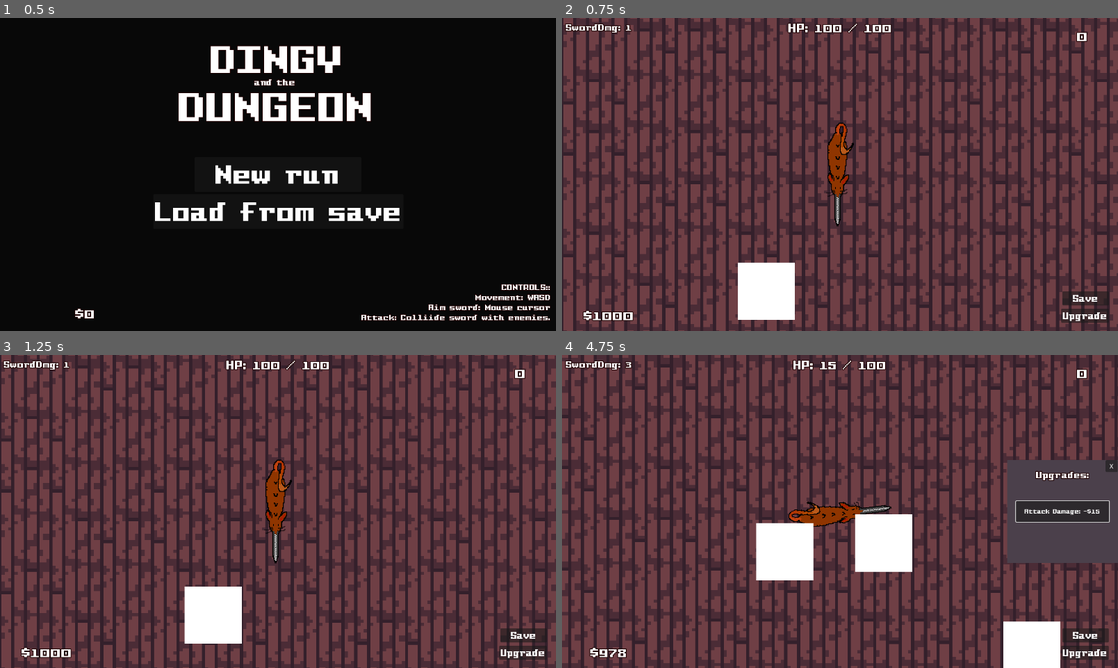
Above: before the commit, frames 1-4 (two rows, left to right).
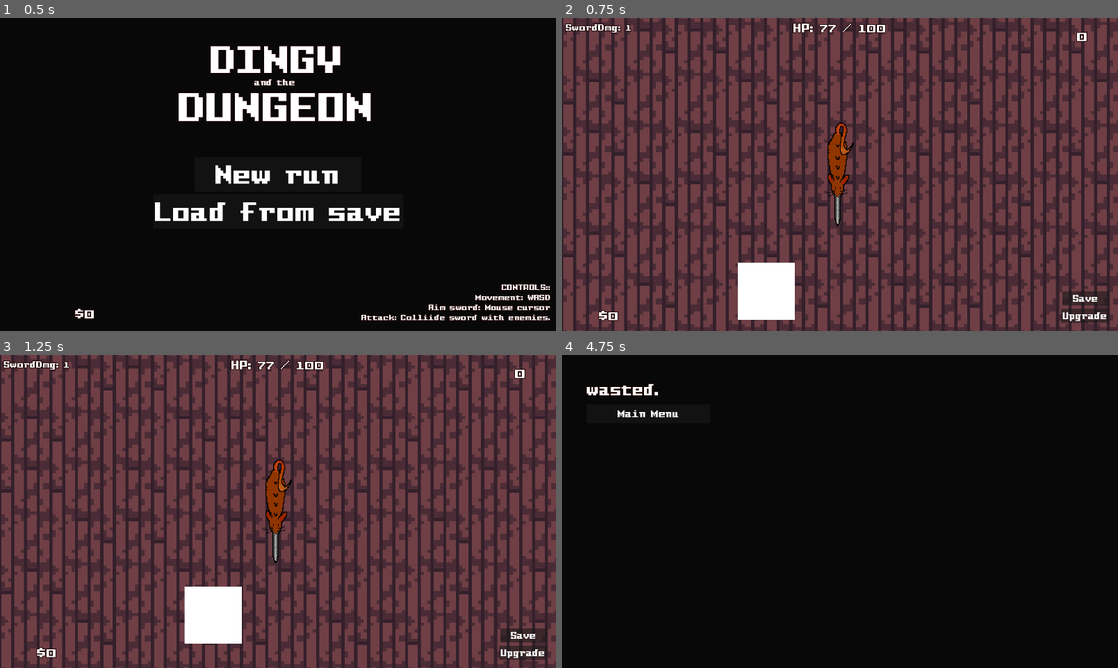
Above: after the commit, the same moments.

Repository: snoutibur-academic/Dingy-Dungeon-Game
Game: Godot game, scene res://Scenes/Main/Main.tscn
The game is run twice, just before and just after one commit, with the same random seed, the same clock (stepped at 60 frames per second) and the same inputs.
Inputs (mouse positions are in pixels of both pictures, inside the frame that each line leads up to):
- Up to frame 1 (0.5 s): no input
- Up to frame 2 (0.75 s): click "Load from save" at 0.5 s
- Up to frame 3 (1.25 s): no input
- Up to frame 4 (4.75 s): click "Save" at 1.25 s; click "Upgrade" at 2 s; click "Attack Damage - $10" at 2.75 s; click "Attack Damage: -$12" (after the commit: "Attack Damage: -$0") at 3.5 s; move the mouse to (962, 495) at 4.27 s; hold D (right) from 4.28 s (still down)

Frame 1 is identical in both runs. In frame 2, 0.6% of the frame differs, in the area x 3-60%, y 1-97%; in frame 3, 0.6%; in frame 4, 100%, in the area x 0-100%, y 0-100%.

Commit message:
SAVE!
The save system actually saves stuff

Diff:
--- a/GlobalScripts/Utils.gd
+++ b/GlobalScripts/Utils.gd
@@ -8,6 +8,7 @@
 
 	# Data to store
 	var data: Dictionary = {
+		"playerHP": Game.playerHP,
 		"money": Game.money,
 		"plrAtkDmg": Game.plrAtkDmg,
 		"atkDmgUpgradeCost": Game.atkDmgUpgradeCost
@@ -25,6 +26,7 @@
 		#if not saveFileR.eof_reached():
 			var curLine = JSON.parse_string(file.get_line())
 			if curLine:
+				Game.playerHP = curLine["playerHP"]
 				Game.money = curLine["money"]
 				Game.plrAtkDmg = curLine["plrAtkDmg"]
 				Game.atkDmgUpgradeCost = curLine["atkDmgUpgradeCost"]
--- a/Player/Player.gd
+++ b/Player/Player.gd
@@ -27,13 +27,6 @@
 	if Game.playerHP <= 0:
 		death()
 
-	"Animation"
-	# # -- Animate --
-	# if inDir == -1:
-	# 	anim.flip_h = true
-	# elif inDir == 1:
-	# 	anim.flip_h = false
-
 func death():
 	queue_free()
 	Game.money = 0
--- a/Player/Player.tscn
+++ b/Player/Player.tscn
@@ -40,7 +40,10 @@
 radius = 3.0
 
 [sub_resource type="RectangleShape2D" id="RectangleShape2D_6n3am"]
-size = Vector2(2, 11)
+size = Vector2(2, 10.5)
+
+[sub_resource type="RectangleShape2D" id="RectangleShape2D_8gy6e"]
+size = Vector2(2, 4.625)
 
 [node name="Player" type="CharacterBody2D"]
 rotation = 1.57079
@@ -68,9 +71,20 @@
 
 [node name="Sword" type="StaticBody2D" parent="."]
 
-[node name="CollisionShape2D2" type="CollisionShape2D" parent="Sword"]
-position = Vector2(11, 1.00002)
+[node name="AtkArea" type="CollisionShape2D" parent="Sword"]
+position = Vector2(11.25, 1.00002)
 rotation = -1.57079
 shape = SubResource("RectangleShape2D_6n3am")
 one_way_collision = true
 one_way_collision_margin = 0.0
+
+[node name="Jetpack" type="StaticBody2D" parent="."]
+visible = false
+
+[node name="Shove" type="CollisionShape2D" parent="Jetpack"]
+position = Vector2(-12, 0.999924)
+rotation = -1.57079
+shape = SubResource("RectangleShape2D_8gy6e")
+one_way_collision = true
+one_way_collision_margin = 11.2
+debug_color = Color(0.898039, 0.282353, 0.552941, 0.419608)
--- a/Scenes/Main/MainScene.gd
+++ b/Scenes/Main/MainScene.gd
@@ -13,6 +13,10 @@
 "Start Button"
 func _on_start_button_pressed():
 	get_tree().change_scene_to_file(("res:///Scenes/Levels/1Level.tscn"))
+	Game.money = 0
+	Game.atkDmgUpgradeCost = 0
+	Game.plrAtkDmg = 1
+
 func _on_start_from_save_pressed():
 	Utils.loadGame()
 	get_tree().change_scene_to_file(("res:///Scenes/Levels/1Level.tscn"))
Not shown, changed: DingusSaveData.bin
Not shown: 1 places in Player/Player.tscn that only renumber resources
